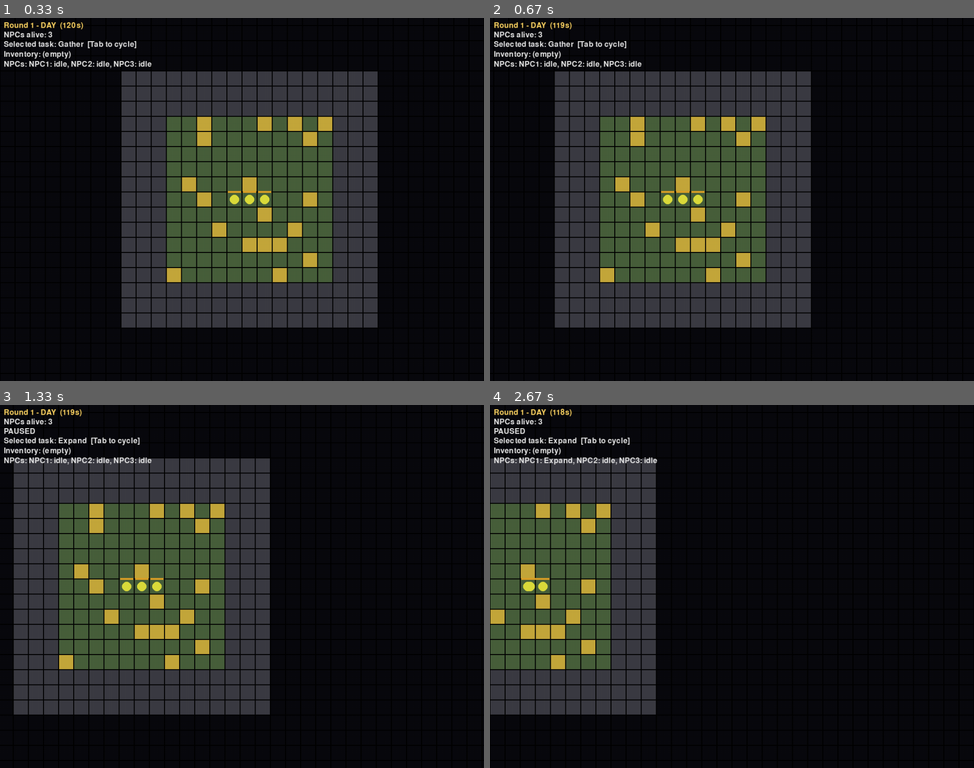
Above: before the commit, frames 1-4 (two rows, left to right).
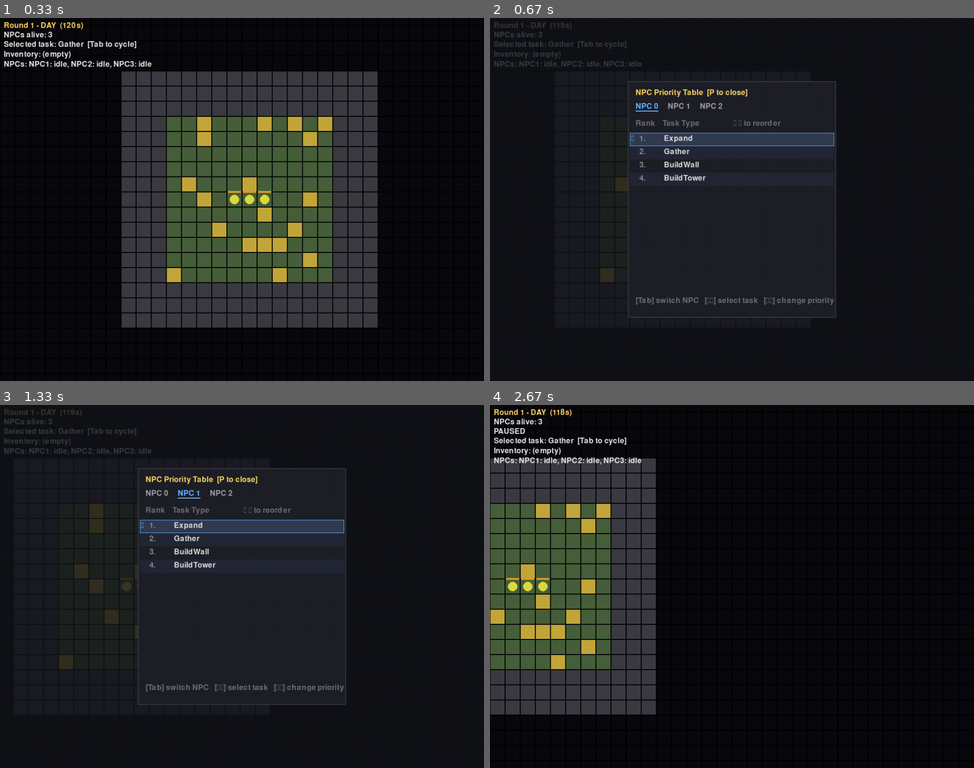
Above: after the commit, the same moments.

Repository: MiohitoKiri5474/PyGame-Final
Game: pygame game, started from src/main.py
Two runs of this game, one before a commit and one after it. Both use one fixed random seed, a clock stepped at 60 frames per second and the inputs below.
Inputs (mouse positions are in pixels of both pictures, inside the frame that each line leads up to):
- Up to frame 1 (0.33 s): no input
- Up to frame 2 (0.67 s): hold P from 0.33 s (still down); hold Right from 0.33 s (still down)
- Up to frame 3 (1.33 s): release P at 0.8 s; release Right at 0.8 s; tap - at 0.83 s; hold Tab from 1.17 s (still down); hold Right from 1.17 s (still down); tap Space at 1.23 s
- Up to frame 4 (2.67 s): tap Space at 1.53, 1.73, 2.03, 2.57 s; release Tab at 1.63 s; release Right at 1.63 s; hold P 1.67-2.13 s; hold Right 1.67-2.13 s; click (615, 590) at 2.22 s; hold Right from 2.5 s (still down)

Frame 1 is identical in both runs. In frame 2, 37% of the frame differs, in the area x 0-72%, y 1-86%; in frame 3, 42%; in frame 4, 0.6%.

Commit message:
feat: implement ticket 05 - priority table UI
Disclosure: Based on Claude Code generated output.

Diff:
--- a/src/game.py
+++ b/src/game.py
@@ -40,6 +40,7 @@
 from task import TASK_TYPES, update_npc_tasks
 from extensions import hud_lines, render_overlays
 from world import World
+from priority_ui import PriorityTableUI
 
 
 class Game:
@@ -58,6 +59,7 @@
 
         self.selected_npc: NPC | None = None
         self.selected_task_type: str | None = next(iter(TASK_TYPES), None)
+        self.priority_ui = PriorityTableUI()
 
         initial_nests = create_initial_nests(
             self.world.grid.width, self.world.grid.height, NEST_INITIAL_COUNT, random.Random()
@@ -78,14 +80,21 @@
             if event.type == pygame.QUIT:
                 self.running = False
             elif event.type == pygame.KEYDOWN:
+                # Priority UI intercepts keys when open
+                if self.priority_ui.visible:
+                    self.priority_ui.handle_key(event.key, self.world.npcs)
+                    continue
                 if event.key == pygame.K_ESCAPE:
                     self.running = False
                 elif event.key == pygame.K_SPACE:
                     self.paused = not self.paused
                 elif event.key == pygame.K_TAB:
                     self._cycle_selected_task_type()
+                elif event.key == pygame.K_p:
+                    self.priority_ui.toggle()
             elif event.type == pygame.MOUSEBUTTONDOWN and event.button == 1:
-                self.handle_click(event.pos)
+                if not self.priority_ui.visible:
+                    self.handle_click(event.pos)
 
     def _cycle_selected_task_type(self) -> None:
         types = list(TASK_TYPES.keys())
@@ -149,6 +158,7 @@
         self.render_monsters()
         render_overlays(self.screen, self.world, self.camera)
         self.render_hud()
+        self.priority_ui.render(self.screen, self.font, self.world.npcs)
         pygame.display.flip()
 
     def render_npcs(self) -> None:
--- /dev/null
+++ b/src/priority_ui.py
@@ -0,0 +1,222 @@
+"""Priority table UI overlay (ticket 05).
+
+Press P to toggle the overlay. When open:
+- Lists every alive NPC with their task-type priority ranking
+- Arrow keys (Up/Down) select a task row for the highlighted NPC
+- Arrow keys (Left/Right) or +/- swap the selected task's priority
+- Tab switches between NPCs
+- P or Escape closes the overlay
+
+Writes directly to each NPC's .priority list — the same data structure
+TaskQueue.claim_for() already reads, so changes take effect immediately.
+"""
+
+from __future__ import annotations
+
+from typing import TYPE_CHECKING
+
+import pygame
+
+from constants import (
+    WINDOW_WIDTH,
+    WINDOW_HEIGHT,
+    COLOR_TEXT,
+)
+from task import TASK_TYPES
+
+if TYPE_CHECKING:
+    from npc import NPC
+
+
+# --- Colours ---
+_BG = (20, 22, 28, 210)          # semi-transparent panel background
+_HEADER_COLOR = (255, 214, 100)  # yellow header
+_NPC_ACTIVE = (100, 180, 255)    # selected NPC highlight
+_NPC_INACTIVE = (160, 160, 170)  # unselected NPC
+_ROW_SELECTED = (50, 60, 80)     # selected task row background
+_ROW_HOVER = (35, 40, 55)        # alternating row
+_TASK_TEXT = (220, 220, 220)     # task name text
+_RANK_TEXT = (140, 140, 140)     # rank number text
+_HINT_TEXT = (110, 110, 120)     # hint text at bottom
+
+
+class PriorityTableUI:
+    """In-game overlay for reordering each NPC's task-type priority."""
+
+    def __init__(self):
+        self.visible = False
+        self.selected_npc_index = 0
+        self.selected_task_index = 0
+
+    # ------------------------------------------------------------------
+    # Public API called by Game
+    # ------------------------------------------------------------------
+
+    def toggle(self) -> None:
+        self.visible = not self.visible
+        if self.visible:
+            self.selected_npc_index = 0
+            self.selected_task_index = 0
+
+    def handle_key(self, key: int, npcs: list["NPC"]) -> bool:
+        """Handle a keypress while the overlay is open.
+        Returns True if the key was consumed (so Game doesn't process it further)."""
+        if not self.visible or not npcs:
+            return False
+
+        if key in (pygame.K_p, pygame.K_ESCAPE):
+            self.visible = False
+            return True
+
+        # Switch NPC
+        if key == pygame.K_TAB:
+            self.selected_npc_index = (self.selected_npc_index + 1) % len(npcs)
+            self.selected_task_index = 0
+            return True
+
+        npc = npcs[self._clamped_npc_index(npcs)]
+        priority = self._ensure_priority(npc)
+        task_count = len(priority)
+        if task_count == 0:
+            return False
+
+        # Navigate task rows
+        if key == pygame.K_UP:
+            self.selected_task_index = (self.selected_task_index - 1) % task_count
+            return True
+        if key == pygame.K_DOWN:
+            self.selected_task_index = (self.selected_task_index + 1) % task_count
+            return True
+
+        # Move task priority (Left/Right or -/+)
+        if key in (pygame.K_LEFT, pygame.K_MINUS, pygame.K_KP_MINUS):
+            self._swap_priority(priority, self.selected_task_index, -1)
+            npc.priority = priority
+            return True
+        if key in (pygame.K_RIGHT, pygame.K_PLUS, pygame.K_KP_PLUS,
+                   pygame.K_EQUALS):  # = key (unshifted +)
+            self._swap_priority(priority, self.selected_task_index, +1)
+            npc.priority = priority
+            return True
+
+        return False
+
+    def render(self, surface: pygame.Surface, font: pygame.font.Font,
+               npcs: list["NPC"]) -> None:
+        """Draw the priority table overlay."""
+        if not self.visible or not npcs:
+            return
+
+        # Semi-transparent background
+        overlay = pygame.Surface((WINDOW_WIDTH, WINDOW_HEIGHT), pygame.SRCALPHA)
+        overlay.fill(_BG)
+        surface.blit(overlay, (0, 0))
+
+        # Layout constants
+        panel_w = 440
+        panel_h = min(500, WINDOW_HEIGHT - 40)
+        panel_x = (WINDOW_WIDTH - panel_w) // 2
+        panel_y = (WINDOW_HEIGHT - panel_h) // 2
+        pad = 16
+        row_h = 28
+
+        # Panel border
+        panel_rect = pygame.Rect(panel_x, panel_y, panel_w, panel_h)
+        pygame.draw.rect(surface, (30, 32, 40), panel_rect)
+        pygame.draw.rect(surface, (80, 80, 90), panel_rect, 1)
+
+        y = panel_y + pad
+
+        # Title
+        title = font.render("NPC Priority Table  [P to close]", True, _HEADER_COLOR)
+        surface.blit(title, (panel_x + pad, y))
+        y += title.get_height() + 12
+
+        # NPC tabs
+        npc_idx = self._clamped_npc_index(npcs)
+        tab_x = panel_x + pad
+        for i, npc in enumerate(npcs):
+            label = f"NPC {npc.id}"
+            color = _NPC_ACTIVE if i == npc_idx else _NPC_INACTIVE
+            tab_surf = font.render(label, True, color)
+            if i == npc_idx:
+                # Underline active tab
+                underline_rect = pygame.Rect(
+                    tab_x, y + tab_surf.get_height() + 1,
+                    tab_surf.get_width(), 2
+                )
+                pygame.draw.rect(surface, _NPC_ACTIVE, underline_rect)
+            surface.blit(tab_surf, (tab_x, y))
+            tab_x += tab_surf.get_width() + 20
+
+        y += row_h + 8
+
+        # Column headers
+        header = font.render("Rank    Task Type                  ◄ ► to reorder", True, _HINT_TEXT)
+        surface.blit(header, (panel_x + pad, y))
+        y += row_h
+
+        # Task rows
+        npc = npcs[npc_idx]
+        priority = self._ensure_priority(npc)
+
+        for rank, task_name in enumerate(priority):
+            is_selected = (rank == self.selected_task_index)
+
+            # Row background
+            row_rect = pygame.Rect(panel_x + 4, y, panel_w - 8, row_h)
+            if is_selected:
+                pygame.draw.rect(surface, _ROW_SELECTED, row_rect)
+                pygame.draw.rect(surface, _NPC_ACTIVE, row_rect, 1)
+            elif rank % 2 == 1:
+                pygame.draw.rect(surface, _ROW_HOVER, row_rect)
+
+            # Rank number
+            rank_text = font.render(f"  {rank + 1}.", True, _RANK_TEXT)
+            surface.blit(rank_text, (panel_x + pad, y + 4))
+
+            # Task name
+            task_text = font.render(task_name, True, _TASK_TEXT)
+            surface.blit(task_text, (panel_x + pad + 60, y + 4))
+
+            # Selection indicator
+            if is_selected:
+                arrow = font.render("▸", True, _NPC_ACTIVE)
+                surface.blit(arrow, (panel_x + 6, y + 4))
+
+            y += row_h
+
+        # Bottom hints
+        y = panel_y + panel_h - row_h - pad
+        hints = "[Tab] switch NPC   [↑↓] select task   [←→] change priority"
+        hint_surf = font.render(hints, True, _HINT_TEXT)
+        surface.blit(hint_surf, (panel_x + pad, y))
+
+    # ------------------------------------------------------------------
+    # Internals
+    # ------------------------------------------------------------------
+
+    def _clamped_npc_index(self, npcs: list["NPC"]) -> int:
+        if not npcs:
+            return 0
+        return min(self.selected_npc_index, len(npcs) - 1)
+
+    @staticmethod
+    def _ensure_priority(npc: "NPC") -> list[str]:
+        """If the NPC has no explicit priority, initialize it from the
+        current TASK_TYPES registration order. This is the same fallback
+        TaskQueue.claim_for() uses, but materialized so the UI has a
+        concrete list to display and reorder."""
+        if npc.priority is None:
+            npc.priority = list(TASK_TYPES.keys())
+        return npc.priority
+
+    @staticmethod
+    def _swap_priority(priority: list[str], index: int, direction: int) -> None:
+        """Swap the task at *index* with its neighbor in *direction*
+        (-1 = move up / higher priority, +1 = move down / lower priority).
+        Wraps around at boundaries."""
+        if len(priority) < 2:
+            return
+        target = (index + direction) % len(priority)
+        priority[index], priority[target] = priority[target], priority[index]
--- /dev/null
+++ b/tests/test_priority_ui.py
@@ -0,0 +1,168 @@
+"""Unit tests for priority table UI logic (ticket 05).
+
+Tests the claim-algorithm integration — verifying that manually setting an
+NPC's priority order changes which task it claims. The UI rendering itself
+is manually verified (thin pygame layer over already-tested logic).
+
+Run with:  python -m pytest tests/test_priority_ui.py -v
+"""
+
+import sys
+import os
+
+sys.path.insert(0, os.path.join(os.path.dirname(__file__), os.pardir, "src"))
+
+import task as task_module
+from task import TaskQueue, TaskType
+from npc import NPC
+from priority_ui import PriorityTableUI
+
+
+# ------------------------------------------------------------------
+# Helpers
+# ------------------------------------------------------------------
+
+def _reset_npc_ids():
+    NPC._next_id = 0
+
+
+def _dummy_task_types():
+    """Return a dict of 4 dummy task types matching the real registered names."""
+    return {
+        name: TaskType(
+            work_seconds=1.0,
+            can_queue=lambda w, t: True,
+            on_complete=lambda w, t: True,
+        )
+        for name in ["Gather", "Expand", "BuildWall", "BuildTower"]
+    }
+
+
+# ------------------------------------------------------------------
+# Priority affects idle-claim (ticket 05 core requirement)
+# ------------------------------------------------------------------
+
+class TestPriorityAffectsClaim:
+    """Changing NPC priority order visibly changes which task is claimed."""
+
+    def test_npc_claims_highest_priority_task(self):
+        _reset_npc_ids()
+        queue = TaskQueue()
+        queue.add("Gather", (0, 0))
+        queue.add("BuildWall", (1, 1))
+
+        npc = NPC(0.0, 0.0, priority=["BuildWall", "Gather"])
+        claimed = queue.claim_for(npc)
+        assert claimed is not None
+        assert claimed.type == "BuildWall"
+
+    def test_reordering_priority_changes_claimed_task(self):
+        _reset_npc_ids()
+        # First claim: Gather is highest priority
+        queue = TaskQueue()
+        queue.add("Gather", (0, 0))
+        queue.add("BuildWall", (1, 1))
+
+        npc = NPC(0.0, 0.0, priority=["Gather", "BuildWall"])
+        claimed = queue.claim_for(npc)
+        assert claimed.type == "Gather"
+
+        # Release the claim
+        claimed.assigned_npc = None
+
+        # Reorder: now BuildWall is highest
+        npc.priority = ["BuildWall", "Gather"]
+        npc.task = None
+        claimed2 = queue.claim_for(npc)
+        assert claimed2.type == "BuildWall"
+
+    def test_different_npcs_claim_different_tasks_by_priority(self):
+        _reset_npc_ids()
+        queue = TaskQueue()
+        queue.add("Gather", (0, 0))
+        queue.add("Expand", (1, 1))
+
+        npc_a = NPC(0.0, 0.0, priority=["Gather", "Expand"])
+        npc_b = NPC(0.0, 0.0, priority=["Expand", "Gather"])
+
+        claim_a = queue.claim_for(npc_a)
+        claim_b = queue.claim_for(npc_b)
+
+        assert claim_a.type == "Gather"
+        assert claim_b.type == "Expand"
+
+    def test_all_four_task_types_respected(self):
+        _reset_npc_ids()
+        all_types = ["Gather", "Expand", "BuildWall", "BuildTower"]
+        # Queue one of each
+        queue = TaskQueue()
+        for t in all_types:
+            queue.add(t, (0, 0))
+
+        # Reversed priority
+        npc = NPC(0.0, 0.0, priority=list(reversed(all_types)))
+        claimed = queue.claim_for(npc)
+        assert claimed.type == "BuildTower"  # last in default, first in reversed
+
+
+# ------------------------------------------------------------------
+# PriorityTableUI logic (no rendering, just state)
+# ------------------------------------------------------------------
+
+class TestPriorityTableUILogic:
+    """UI state management tests."""
+
+    def test_toggle_visibility(self):
+        ui = PriorityTableUI()
+        assert ui.visible is False
+        ui.toggle()
+        assert ui.visible is True
+        ui.toggle()
+        assert ui.visible is False
+
+    def test_ensure_priority_materializes_none(self, monkeypatch):
+        monkeypatch.setattr(task_module, "TASK_TYPES", _dummy_task_types())
+        _reset_npc_ids()
+        npc = NPC(0.0, 0.0)
+        assert npc.priority is None
+        PriorityTableUI._ensure_priority(npc)
+        assert npc.priority is not None
+        assert len(npc.priority) == 4
+
+    def test_ensure_priority_preserves_existing(self):
+        _reset_npc_ids()
+        npc = NPC(0.0, 0.0, priority=["BuildWall", "Gather"])
+        PriorityTableUI._ensure_priority(npc)
+        assert npc.priority == ["BuildWall", "Gather"]
+
+    def test_swap_priority_up(self):
+        priority = ["Gather", "Expand", "BuildWall", "BuildTower"]
+        PriorityTableUI._swap_priority(priority, 2, -1)  # move BuildWall up
+        assert priority == ["Gather", "BuildWall", "Expand", "BuildTower"]
+
+    def test_swap_priority_down(self):
+        priority = ["Gather", "Expand", "BuildWall", "BuildTower"]
+        PriorityTableUI._swap_priority(priority, 1, +1)  # move Expand down
+        assert priority == ["Gather", "BuildWall", "Expand", "BuildTower"]
+
+    def test_swap_priority_wraps_top(self):
+        priority = ["Gather", "Expand", "BuildWall"]
+        PriorityTableUI._swap_priority(priority, 0, -1)  # wrap from top
+        assert priority == ["BuildWall", "Expand", "Gather"]
+
+    def test_swap_priority_wraps_bottom(self):
+        priority = ["Gather", "Expand", "BuildWall"]
+        PriorityTableUI._swap_priority(priority, 2, +1)  # wrap from bottom
+        assert priority == ["BuildWall", "Expand", "Gather"]
+
+    def test_swap_writes_through_to_npc(self, monkeypatch):
+        """Reordering in the UI writes to the same npc.priority object."""
+        monkeypatch.setattr(task_module, "TASK_TYPES", _dummy_task_types())
+        _reset_npc_ids()
+        npc = NPC(0.0, 0.0)
+        priority = PriorityTableUI._ensure_priority(npc)
+        original_first = priority[0]
+        PriorityTableUI._swap_priority(priority, 0, +1)
+        # npc.priority is the same list object, so mutation is visible
+        assert npc.priority[0] != original_first
+        assert npc.priority[1] == original_first
Not shown, changed: docs/tickets/core-loop/part-1-foundation-economy/05-priority-table-ui.md
